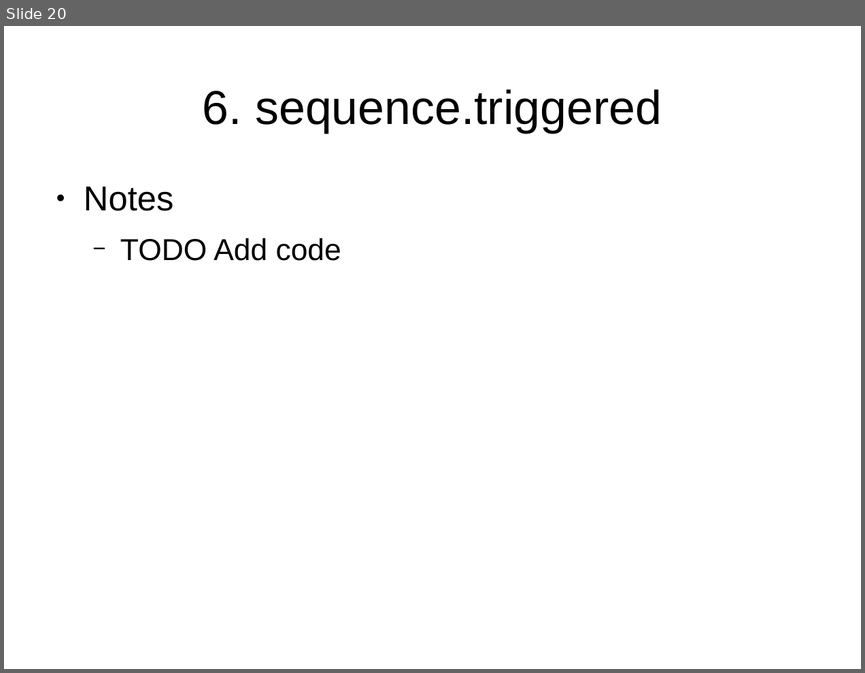
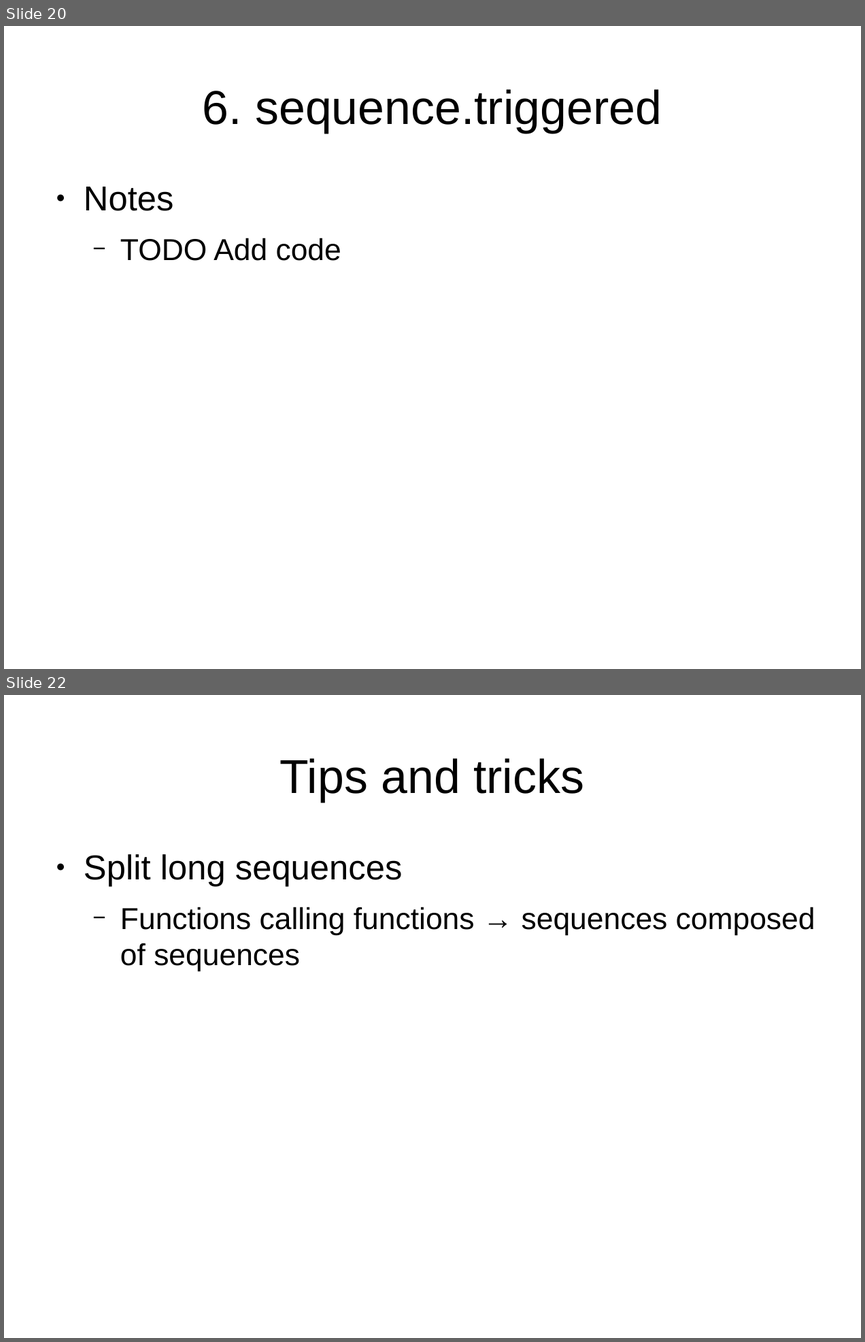
Before and after one commit to verification-gentleman-blog/getting-started-with-sva, a slide deck: presentation.odp. Shown one above the other, each under a label of ours: slide 20 before the commit, slides 20 and 22 after it; the slides between them are not shown. The pictures are 865x673 and 865x1342 pixels, drawn with LibreOffice and Linux fonts; fonts in the diff are those of the drawing. Boxes give left, top, right and bottom in pixels: in the first picture for what was removed or moved away, otherwise in the second. Text is boxed around its words. In the diff, an @@ line names an element or a change of style, - is before the commit and + after.

Commit message:
Add 'Tips and Tricks' section

```diff
--- a/presentation.odp
+++ b/presentation.odp
@@ slide 22 added at (4,695,861,1338), background #FFFFFF @@
@@ title added at (280,758,584,802), 44 pt, text #000000 @@
+Tips and tricks
@@ text added at (84,854,815,972), 28 pt, text #000000 @@
+● Split long sequences
+  − Functions calling functions → sequences composed of sequences
```
Also in this commit, not shown: 4 other slides added.
